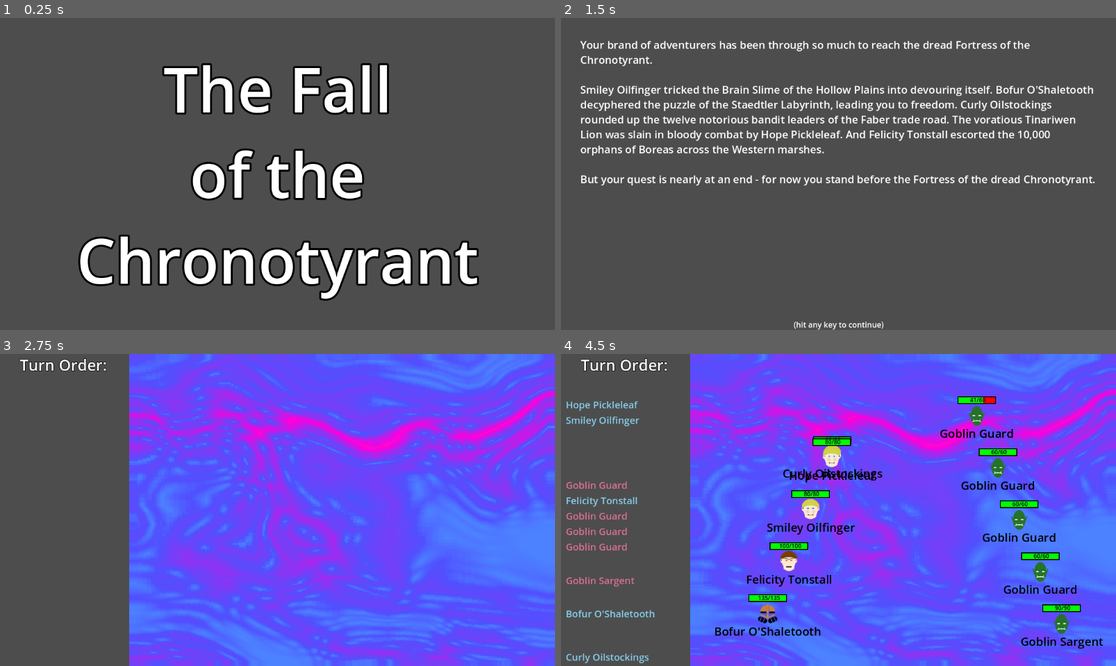
Above: before the commit, frames 1-4 (two rows, left to right).
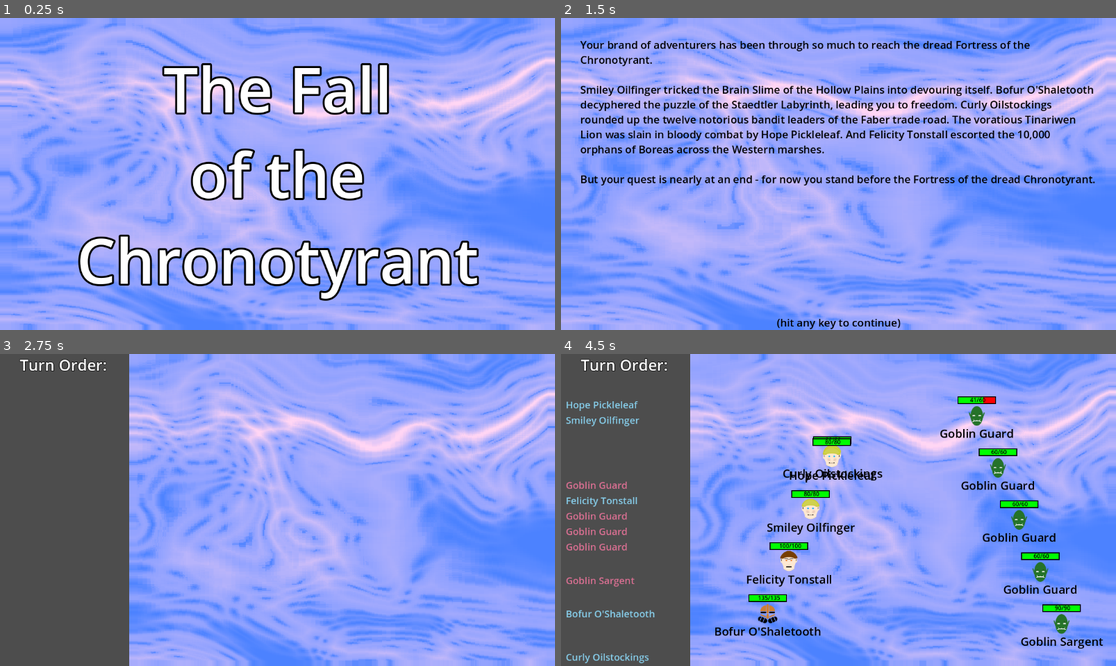
Above: after the commit, the same moments.

Repository: Habidakus/wild-jam-78-erase
Game: Godot game, scene res://Scenes/main.tscn
Two runs of this game, one before a commit and one after it. Both use one fixed random seed, a clock stepped at 60 frames per second and the inputs below. The engine's default icon, where the game draws it, is replaced by a stand-in: a white triangle on a blue panel in a dark square.
Inputs (mouse positions are in pixels of both pictures, inside the frame that each line leads up to):
- Up to frame 1 (0.25 s): no input
- Up to frame 2 (1.5 s): tap Enter at 0.5 s; move the mouse to (960, 158) at 0.52 s; click (960, 158) at 0.67 s; click "Play" at 1.25 s
- Up to frame 3 (2.75 s): tap Enter at 2 s; move the mouse to (166, 525) at 2.02 s; click (166, 525) at 2.17 s
- Up to frame 4 (4.5 s): move the mouse to (894, 441) at 2.77 s; click (894, 441) at 2.92 s; tap Enter at 3.5 s; move the mouse to (810, 572) at 3.52 s; click (810, 572) at 3.67 s; click "Sling" at 4.25 s

The runs differ from the first frame. In frame 1, 89% of the frame differs, in the area x 0-100%, y 0-100%; in frame 2, 100%; in frame 3, 69%; in frame 4, 66%.

Commit message:
Better background for most screens

Diff:
--- a/Scenes/main.tscn
+++ b/Scenes/main.tscn
@@ -9,10 +9,153 @@
 [ext_resource type="Script" path="res://Scripts/loop_exposition.gd" id="5_m5uv5"]
 [ext_resource type="Script" path="res://Scripts/gamestate_combat.gd" id="7_pp03m"]
 [ext_resource type="Script" path="res://Scripts/gamestate_postcombat.gd" id="8_ew0y7"]
-[ext_resource type="Shader" path="res://Art/flowShader.gdshader" id="8_ownyo"]
 [ext_resource type="Script" path="res://Scripts/gamestate_pathselection.gd" id="9_8hvbj"]
 [ext_resource type="Script" path="res://Scenes/gamestate_bossbattle.gd" id="11_ytujf"]
 [ext_resource type="Texture2D" uid="uid://bw12xauevdwyr" path="res://Art/Chronotyrant.png" id="12_dih5f"]
+
+[sub_resource type="Shader" id="Shader_gc61x"]
+code = "shader_type canvas_item;
+
+//uniform sampler2D noise1;
+//uniform sampler2D noise2;
+uniform float speed;
+uniform sampler2D color_gradient;
+uniform sampler2D noiseX;
+uniform sampler2D noiseY;
+
+vec2 random(vec2 uv) {
+	return vec2(fract(sin(dot(uv.xy,
+		vec2(12.9898,78.233))) * 43758.5453123));
+}
+
+float worley(vec2 uv, float columns, float rows) {
+
+	vec2 index_uv = floor(vec2(uv.x * columns, uv.y * rows));
+	vec2 fract_uv = fract(vec2(uv.x * columns, uv.y * rows));
+
+	float minimum_dist = 1.0;
+
+	for (int y= -1; y <= 1; y++) {
+		for (int x= -1; x <= 1; x++) {
+			vec2 neighbor = vec2(float(x),float(y));
+			vec2 point = random(index_uv + neighbor);
+
+			vec2 diff = neighbor + point - fract_uv;
+			float dist = length(diff);
+			minimum_dist = min(minimum_dist, dist);
+		}
+	}
+
+	return minimum_dist;
+}
+
+void fragment() {
+	float x = texture(noiseX, UV).g;
+	float y = texture(noiseY, UV).g;
+	float angle = speed * TIME / 6.0 - float(int(TIME / 6.0)) * TAU;
+	float dx = cos(angle);
+	float dy = sin(angle);
+	vec2 samplePos = vec2(x, y) / 2.0 + vec2(dx, dy) / 4.0 + vec2(0.25, 0.25);
+
+
+	float worleyOuter = worley(samplePos, 4.0, 4.0);
+	float worleyInner = worley(samplePos, 40.0, 40.0);
+	COLOR = texture(color_gradient, vec2(worleyOuter * worleyOuter * worleyInner)).rgba;
+	//COLOR = vec4(vec3(), 1.0);
+}
+
+void fragmenty() {
+//	float x = texture(noiseX, UV).g;
+//	float y = texture(noiseY, UV).g;
+//	float angle = TIME / 6.0 - float(int(TIME / 6.0)) * TAU;
+//	float dx = cos(angle);
+//	float dy = sin(angle);
+//	vec2 samplePos = vec2(x, y) / 2.0 + vec2(dx, dy) / 4.0 + vec2(0.25, 0.25);
+//	//COLOR = texture(noise, samplePos).rgba;
+//	float off1 = (texture(noise1, samplePos).g - 0.5) / 20.0;
+//	float off2 = (texture(noise2, samplePos).g - 0.5) / 20.0;
+//	vec3 rgbOrg = texture(TEXTURE, UV + vec2(off1, off2)).rgb;
+//	vec3 rgbOff = texture(TEXTURE, UV).rgb;
+//	COLOR = vec4(rgbOrg.rg, rgbOff.b, 1);
+}
+
+void fragmentx() {
+	vec2 UV;
+	//vec2 f = SCREEN_PIXEL_SIZE;
+	vec4 color;
+	int count = 0;
+	float offset = float(int(TIME * 10.0) % 200) / 400.0;
+	bool cnt = true;
+	for (int dx = -3; cnt && dx < 4; dx += 1)
+	{
+		for (int dy = -3; cnt && dy < 4; dy += 1)
+		{
+			vec2 intersect = vec2(float(dx), float(dy));
+
+			for (int i = 0; cnt && i < 101; ++i)
+			{
+				vec3 off1 = vec3(intersect.x / 100.0, intersect.y / 100.0, offset);
+				vec3 off2 = vec3(off1.y - 0.1, off1.x - 0.1, offset); // TODO: Add a second noise
+
+				//float moveX = texture(noise3D, vec3(UV.x, UV.y, 0.5)).g / 10.0;
+				//float moveX = texture(noise3D, vec3(UV + off1.xy, off1.z)).g / 10.0;
+				//intersect.x += moveX;
+				//float moveY = texture(noise3D, vec3(UV + off2.xy, off2.z)).g / 10.0;
+				//intersect.y += moveY;
+				//if ((moveX > 0.001 || moveX < -0.001) && (moveY > 0.001 || moveY < -0.001))
+				//{
+				//	//COLOR = vec4(float(i) / 100.0, 1,0,1);
+				//	cnt = false;
+				//}
+
+				float distSquared = intersect.x * intersect.x + intersect.y * intersect.y;
+				if (distSquared > 50.0)
+					break;
+				if (distSquared < 2.0)
+				    count += 1;
+			}
+			//color += texture(noise, UV + off2).rgba;
+		}
+	}
+
+	if (cnt == true)
+	{
+		float c = float(count) / 600.0;
+		//COLOR = vec4(c, c , c, 1);
+	}
+	//COLOR = texture(noise, UV).rgba;
+}
+"
+
+[sub_resource type="Gradient" id="Gradient_qv864"]
+offsets = PackedFloat32Array(0, 0.0429448, 0.434049, 1)
+colors = PackedColorArray(0.299968, 0.511606, 1, 1, 0.568237, 0.636417, 1, 1, 1, 0.83195, 0.957264, 1, 1, 1, 1, 1)
+
+[sub_resource type="GradientTexture1D" id="GradientTexture1D_y2o7v"]
+gradient = SubResource("Gradient_qv864")
+
+[sub_resource type="FastNoiseLite" id="FastNoiseLite_1cu4s"]
+noise_type = 4
+seed = 1
+
+[sub_resource type="NoiseTexture2D" id="NoiseTexture2D_xs4ou"]
+width = 32
+height = 32
+noise = SubResource("FastNoiseLite_1cu4s")
+
+[sub_resource type="FastNoiseLite" id="FastNoiseLite_1p02u"]
+
+[sub_resource type="NoiseTexture2D" id="NoiseTexture2D_yjbvs"]
+width = 32
+height = 32
+noise = SubResource("FastNoiseLite_1p02u")
+
+[sub_resource type="ShaderMaterial" id="ShaderMaterial_tll2r"]
+shader = SubResource("Shader_gc61x")
+shader_parameter/speed = 0.1
+shader_parameter/color_gradient = SubResource("GradientTexture1D_y2o7v")
+shader_parameter/noiseX = SubResource("NoiseTexture2D_xs4ou")
+shader_parameter/noiseY = SubResource("NoiseTexture2D_yjbvs")
 
 [sub_resource type="LabelSettings" id="LabelSettings_68cc5"]
 font_size = 128
@@ -24,36 +167,6 @@
 outline_size = 4
 outline_color = Color(0, 0, 0, 1)
 
-[sub_resource type="Gradient" id="Gradient_s2ytp"]
-offsets = PackedFloat32Array(0, 0.0429448, 0.434049, 1)
-colors = PackedColorArray(0.299968, 0.511606, 1, 1, 0.317647, 0.317647, 1, 1, 0.991639, 0.000291287, 0.874453, 1, 0.931212, 0.549048, 0, 1)
-
-[sub_resource type="GradientTexture1D" id="GradientTexture1D_6k8i5"]
-gradient = SubResource("Gradient_s2ytp")
-
-[sub_resource type="FastNoiseLite" id="FastNoiseLite_1cu4s"]
-noise_type = 4
-seed = 1
-
-[sub_resource type="NoiseTexture2D" id="NoiseTexture2D_xs4ou"]
-width = 32
-height = 32
-noise = SubResource("FastNoiseLite_1cu4s")
-
-[sub_resource type="FastNoiseLite" id="FastNoiseLite_1p02u"]
-
-[sub_resource type="NoiseTexture2D" id="NoiseTexture2D_yjbvs"]
-width = 32
-height = 32
-noise = SubResource("FastNoiseLite_1p02u")
-
-[sub_resource type="ShaderMaterial" id="ShaderMaterial_bmtss"]
-shader = ExtResource("8_ownyo")
-shader_parameter/speed = 0.1
-shader_parameter/color_gradient = SubResource("GradientTexture1D_6k8i5")
-shader_parameter/noiseX = SubResource("NoiseTexture2D_xs4ou")
-shader_parameter/noiseY = SubResource("NoiseTexture2D_yjbvs")
-
 [node name="Main" type="Control"]
 layout_mode = 3
 anchors_preset = 15
@@ -76,6 +189,16 @@
 grow_vertical = 2
 script = ExtResource("2_mqr82")
 next_state = NodePath("../Menu")
+
+[node name="Background" type="ColorRect" parent="OverStateMachine/Splash"]
+material = SubResource("ShaderMaterial_tll2r")
+layout_mode = 1
+anchors_preset = 15
+anchor_right = 1.0
+anchor_bottom = 1.0
+grow_horizontal = 2
+grow_vertical = 2
+size_flags_horizontal = 3
 
 [node name="Label" type="Label" parent="OverStateMachine/Splash"]
 layout_mode = 1
@@ -97,7 +220,6 @@
 horizontal_alignment = 1
 
 [node name="Menu" type="Control" parent="OverStateMachine"]
-visible = false
 layout_mode = 3
 anchors_preset = 15
 anchor_right = 1.0
@@ -106,6 +228,16 @@
 grow_vertical = 2
 mouse_filter = 1
 script = ExtResource("3_hyt6b")
+
+[node name="Background" type="ColorRect" parent="OverStateMachine/Menu"]
+material = SubResource("ShaderMaterial_tll2r")
+layout_mode = 1
+anchors_preset = 15
+anchor_right = 1.0
+anchor_bottom = 1.0
+grow_horizontal = 2
+grow_vertical = 2
+size_flags_horizontal = 3
 
 [node name="Button" type="Button" parent="OverStateMachine/Menu"]
 layout_mode = 1
@@ -121,6 +253,7 @@
 grow_horizontal = 2
 grow_vertical = 2
 size_flags_horizontal = 4
+theme_override_font_sizes/font_size = 32
 text = "Play"
 
 [node name="Game" type="Control" parent="OverStateMachine"]
@@ -157,6 +290,16 @@
 grow_vertical = 2
 script = ExtResource("5_m5uv5")
 next_state = NodePath("../Combat")
+
+[node name="Background" type="ColorRect" parent="OverStateMachine/Game/GameStateMachine/LoopExposition"]
+material = SubResource("ShaderMaterial_tll2r")
+layout_mode = 1
+anchors_preset = 15
+anchor_right = 1.0
+anchor_bottom = 1.0
+grow_horizontal = 2
+grow_vertical = 2
+size_flags_horizontal = 3
 
 [node name="MarginContainer" type="MarginContainer" parent="OverStateMachine/Game/GameStateMachine/LoopExposition"]
 layout_mode = 1
@@ -172,6 +315,7 @@
 
 [node name="RichTextLabel" type="RichTextLabel" parent="OverStateMachine/Game/GameStateMachine/LoopExposition/MarginContainer"]
 layout_mode = 2
+theme_override_colors/default_color = Color(0, 0, 0, 1)
 theme_override_font_sizes/normal_font_size = 22
 bbcode_enabled = true
 text = "Your team has been through much... prevailing against all odds to overthrow the rule of the brutal Chronotyrant."
@@ -189,6 +333,8 @@
 offset_right = 20.0
 grow_horizontal = 2
 grow_vertical = 0
+theme_override_colors/font_color = Color(0, 0, 0, 1)
+theme_override_font_sizes/font_size = 22
 text = "(hit any key to continue)"
 
 [node name="Combat" type="Control" parent="OverStateMachine/Game/GameStateMachine"]
@@ -233,7 +379,7 @@
 size_flags_vertical = 3
 
 [node name="Arena" type="ColorRect" parent="OverStateMachine/Game/GameStateMachine/Combat/HBoxContainer"]
-material = SubResource("ShaderMaterial_bmtss")
+material = SubResource("ShaderMaterial_tll2r")
 layout_mode = 2
 size_flags_horizontal = 3
 
@@ -257,6 +403,7 @@
 script = ExtResource("9_8hvbj")
 
 [node name="BossBattle" type="Control" parent="OverStateMachine/Game/GameStateMachine"]
+visible = false
 layout_mode = 3
 anchors_preset = 15
 anchor_right = 1.0
@@ -264,16 +411,6 @@
 grow_horizontal = 2
 grow_vertical = 2
 script = ExtResource("11_ytujf")
-
-[node name="Arena" type="ColorRect" parent="OverStateMachine/Game/GameStateMachine/BossBattle"]
-material = SubResource("ShaderMaterial_bmtss")
-layout_mode = 1
-anchors_preset = 15
-anchor_right = 1.0
-anchor_bottom = 1.0
-grow_horizontal = 2
-grow_vertical = 2
-size_flags_horizontal = 3
 
 [node name="Sprite2D" type="Sprite2D" parent="OverStateMachine/Game/GameStateMachine/BossBattle"]
 position = Vector2(890, 239)
--- a/Scripts/game.gd
+++ b/Scripts/game.gd
@@ -108,7 +108,7 @@
 			computer_count += 1
 	computer_elo /= float(computer_count)
 
-	assert(human_count == computer_count)
+	#assert(human_count == computer_count)
 
 	var human_expectation = 1.0 / (1.0 + pow(10.0, (computer_elo - human_elo) / 400.0))
 	var computer_expectation = 1.0 / (1.0 + pow(10.0, (computer_elo - human_elo) / 400.0))
Not shown, changed: todo.txt
